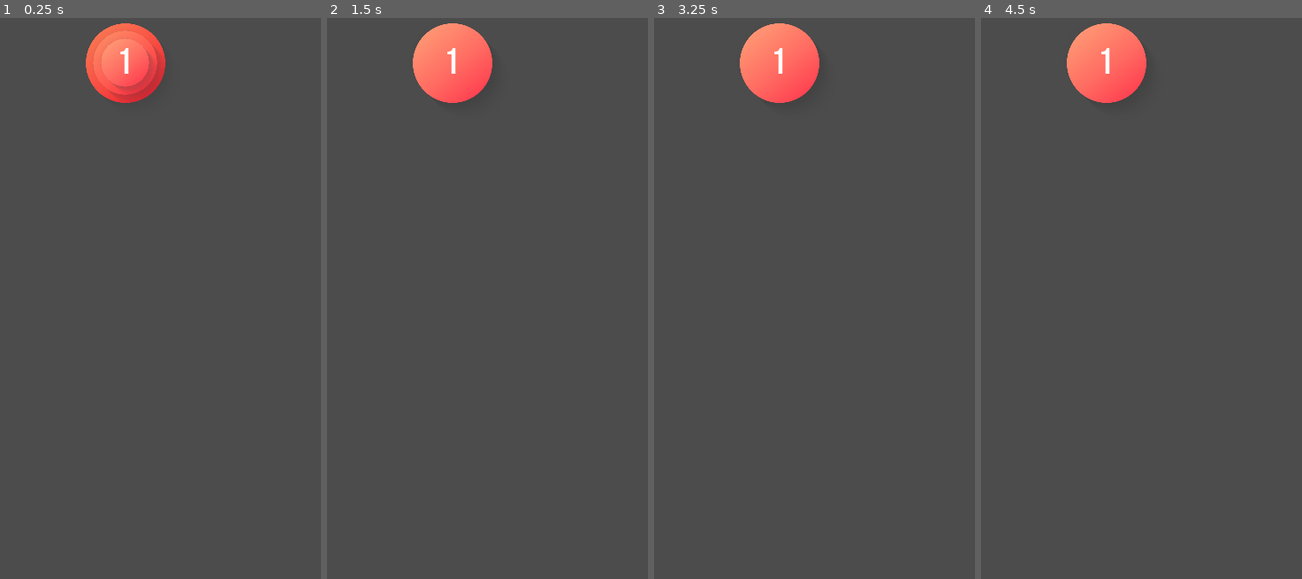
Above: before the commit, frames 1-4 (left to right).
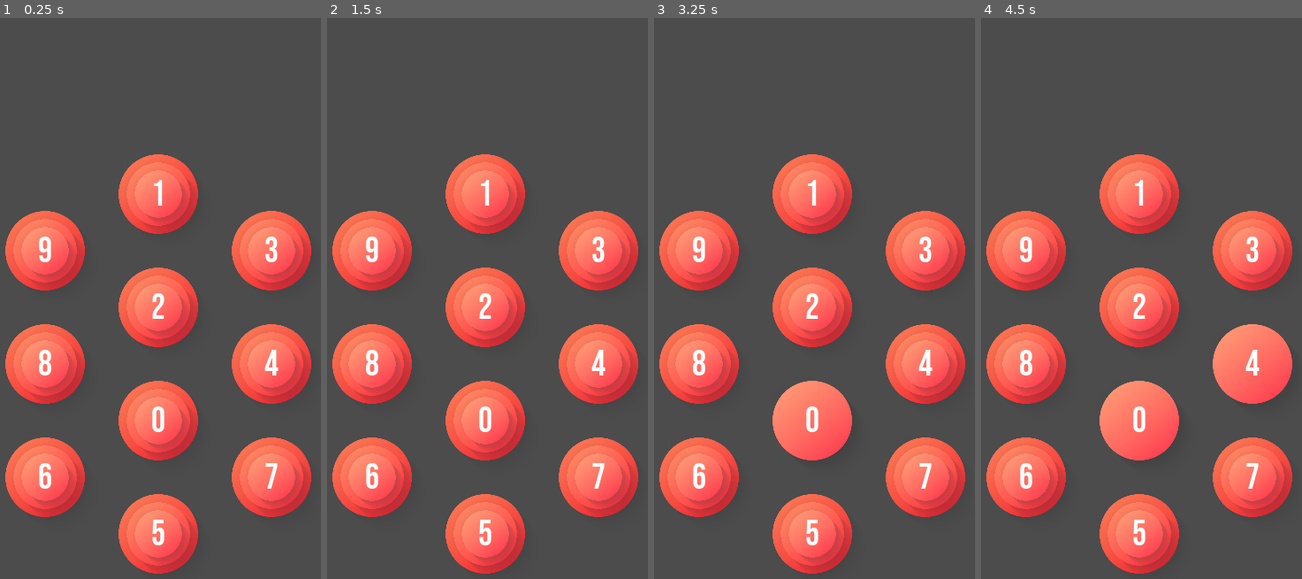
Above: after the commit, the same moments.

Repository: Harold-Kalvin/numdial
Game: Godot game, scene res://scenes/Main.tscn
Same seed, same stepped clock (60 frames per second), same inputs: the game is played once before the commit and once after it.
Inputs (mouse positions are in pixels of both pictures, inside the frame that each line leads up to):
- Up to frame 1 (0.25 s): no input
- Up to frame 2 (1.5 s): tap Enter at 0.5 s; move the mouse to (452, 62) at 0.52 s; click (452, 62) at 0.67 s; tap Space at 1.25 s; move the mouse to (407, 287) at 1.27 s; click (407, 287) at 1.42 s
- Up to frame 3 (3.25 s): tap Enter at 2 s; move the mouse to (853, 96) at 2.02 s; click (853, 96) at 2.17 s; tap Space at 2.75 s; move the mouse to (792, 393) at 2.77 s; click (792, 393) at 2.92 s
- Up to frame 4 (4.5 s): tap Enter at 3.5 s; move the mouse to (1260, 354) at 3.52 s; click (1260, 354) at 3.67 s; tap Space at 4.25 s; move the mouse to (1019, 147) at 4.27 s; click (1019, 147) at 4.42 s

The runs differ from the first frame. In frame 1, 30% of the frame differs, in the area x 1-97%, y 0-100%; in frame 2, 30%; in frame 3, 30%; in frame 4, 30%.

Commit message:
add 10 NumButtons correctly positioned

Diff:
--- a/scenes/NumButton.tscn
+++ b/scenes/NumButton.tscn
@@ -71,6 +71,8 @@
 }
 
 [node name="ClickArea" type="Area2D" parent="."]
+monitoring = false
+monitorable = false
 
 [node name="ClickAreaShape" type="CollisionShape2D" parent="ClickArea"]
 shape = SubResource( 5 )
--- a/scripts/nodes/Main.gd
+++ b/scripts/nodes/Main.gd
@@ -1,15 +1,41 @@
 extends Node2D
 
+const NUMBER_CHOICES = [0, 1, 2, 3, 4, 5, 6, 7, 8, 9]
+const BUTTON_SPRITE_WIDTH = 512 * 0.4 # margins included
+
 var num_button = preload("res://scenes/NumButton.tscn")
+var screen_size
+var number_choices = []
 
 
 func _ready():
+    randomize()
+    screen_size = get_viewport().get_visible_rect().size
+    create_num_buttons()
+
+
+func create_num_button(num, position):
     var button = num_button.instance()
-    button.position = Vector2(300, 300)
-    button.init("1")
+    button.position = position
+    button.init(num)
     button.connect("pressed", self, "_on_num_button_pressed")
     add_child(button)
 
 
+func create_num_buttons():
+    number_choices += NUMBER_CHOICES
+    number_choices.shuffle()
+    var pos = Vector2(screen_size.x / 2, screen_size.y / 2 - BUTTON_SPRITE_WIDTH / 2)
+    for i in range(number_choices.size()):
+        if i == 4:
+            pos.x = screen_size.x / 2 - BUTTON_SPRITE_WIDTH
+            pos.y = screen_size.y / 2
+        elif i == 7:
+            pos.x = screen_size.x / 2 + BUTTON_SPRITE_WIDTH
+            pos.y = screen_size.y / 2
+        create_num_button(number_choices[i], pos)
+        pos.y += BUTTON_SPRITE_WIDTH
+
+
 func _on_num_button_pressed(button):
     button.animate_click()
--- a/scripts/shaders/grad_shadow.shader
+++ b/scripts/shaders/grad_shadow.shader
@@ -29,7 +29,7 @@
     // shadow
     vec2 ps = TEXTURE_PIXEL_SIZE;
     vec2 pos_with_offset = UV - shadow_offset * ps;
-	vec4 shadow = vec4(shadow_modulate.rgb, texture(TEXTURE, pos_with_offset).a * 0.0);
+    vec4 shadow = vec4(shadow_modulate.rgb, texture(TEXTURE, pos_with_offset).a * 0.0);
     shadow += vec4(shadow_modulate.rgb, texture(TEXTURE, pos_with_offset + ps * vec2(shadow_radius*-30.0, shadow_radius*-30.0)).a * shadow_modulate.a) * 0.001479;
     shadow += vec4(shadow_modulate.rgb, texture(TEXTURE, pos_with_offset + ps * vec2(shadow_radius*-29.0, shadow_radius*-29.0)).a * shadow_modulate.a) * 0.001815;
     shadow += vec4(shadow_modulate.rgb, texture(TEXTURE, pos_with_offset + ps * vec2(shadow_radius*-28.0, shadow_radius*-28.0)).a * shadow_modulate.a) * 0.002212;
